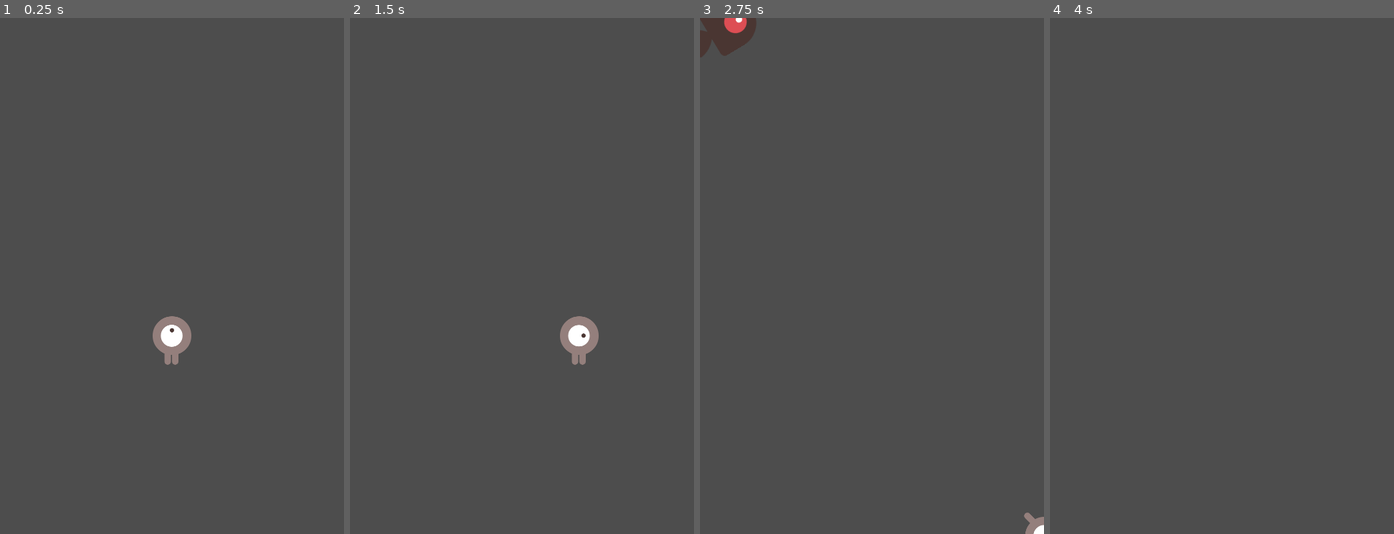
Above: before the commit, frames 1-4 (left to right).
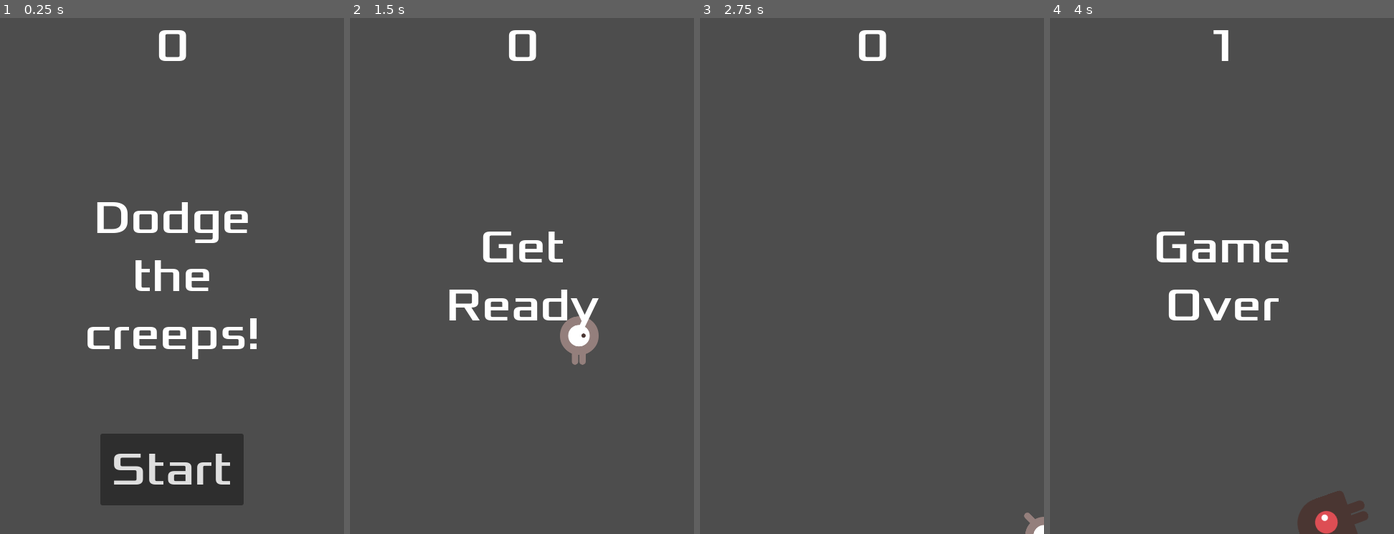
Above: after the commit, the same moments.

Repository: GonzaloDP/GitTutorialGodot
Game: Godot game, scene res://escenas/main/main.tscn
Two runs of this game, one before a commit and one after it. Both use one fixed random seed, a clock stepped at 60 frames per second and the inputs below.
Inputs (mouse positions are in pixels of both pictures, inside the frame that each line leads up to):
- Up to frame 1 (0.25 s): no input
- Up to frame 2 (1.5 s): click (522, 472) at 0.5 s, where only the run after the commit has a clickable "Start"; tap Enter at 1.25 s; hold Right (move_right) from 1.28 s (still down)
- Up to frame 3 (2.75 s): release Right (move_right) at 2.03 s; hold Down (move_down) from 2.03 s (still down)
- Up to frame 4 (4 s): release Down (move_down) at 2.78 s; hold Right (move_right) 2.78-3.53 s; hold Up (move_up) from 3.53 s (still down)

The runs differ from the first frame. In frame 1, 9.4% of the frame differs, in the area x 25-75%, y 2-95%; in frame 2, 2.1%; in frame 3, 1.2%; in frame 4, 3.1%.

Commit message:
Pantalla frontal

Diff:
--- /dev/null
+++ b/tutorial-de-godot-2d/escenas/HUD/hud.gd
@@ -0,0 +1,39 @@
+extends CanvasLayer
+
+signal start_game
+
+# Called when the node enters the scene tree for the first time.
+func _ready() -> void:
+	pass # Replace with function body.
+
+# Called every frame. 'delta' is the elapsed time since the previous frame.
+func _process(delta: float) -> void:
+	pass
+
+func show_message(text):
+	$Message.text = text
+	$Message.show()
+	$MessageTimer.start()
+
+func show_game_over():
+	show_message("Game Over")
+
+	await $MessageTimer.timeout
+
+	$Message.text = "Dodge the Creeps!"
+	$Message.show()
+
+	await get_tree().create_timer(1.0).timeout
+	$StartButton.show()
+
+func update_score(score):
+	$ScoreLabel.text = str(score)
+
+
+
+func _on_start_button_pressed() -> void:
+	$StartButton.hide()
+	start_game.emit()
+
+func _on_message_timer_timeout() -> void:
+	$Message.hide()
--- /dev/null
+++ b/tutorial-de-godot-2d/escenas/HUD/hud.tscn
@@ -0,0 +1,63 @@
+[gd_scene format=3 uid="uid://dyw5cr3cos2tv"]
+
+[ext_resource type="Script" uid="uid://mxudl04l8k3j" path="res://escenas/HUD/hud.gd" id="1_h4uuv"]
+[ext_resource type="FontFile" uid="uid://btrmn47iymf1b" path="res://dodge_the_creeps_2d_assets/fonts/Xolonium-Regular.ttf" id="1_p8lcc"]
+
+[node name="HUD" type="CanvasLayer" unique_id=538665250]
+script = ExtResource("1_h4uuv")
+
+[node name="ScoreLabel" type="Label" parent="." unique_id=214274804]
+anchors_preset = 5
+anchor_left = 0.5
+anchor_right = 0.5
+offset_left = -22.5
+offset_right = 22.5
+offset_bottom = 78.0
+grow_horizontal = 2
+theme_override_fonts/font = ExtResource("1_p8lcc")
+theme_override_font_sizes/font_size = 64
+text = "0"
+horizontal_alignment = 1
+vertical_alignment = 1
+
+[node name="Message" type="Label" parent="." unique_id=39483247]
+anchors_preset = 8
+anchor_left = 0.5
+anchor_top = 0.5
+anchor_right = 0.5
+anchor_bottom = 0.5
+offset_left = -0.5
+offset_top = -79.5
+offset_right = 0.5
+offset_bottom = 79.5
+grow_horizontal = 2
+grow_vertical = 2
+theme_override_fonts/font = ExtResource("1_p8lcc")
+theme_override_font_sizes/font_size = 64
+text = "Dodge the creeps!"
+horizontal_alignment = 1
+vertical_alignment = 1
+autowrap_mode = 2
+
+[node name="StartButton" type="Button" parent="." unique_id=432895244]
+anchors_preset = 7
+anchor_left = 0.5
+anchor_top = 1.0
+anchor_right = 0.5
+anchor_bottom = 1.0
+offset_left = -100.0
+offset_top = -140.0
+offset_right = 100.0
+offset_bottom = -40.0
+grow_horizontal = 2
+grow_vertical = 0
+theme_override_fonts/font = ExtResource("1_p8lcc")
+theme_override_font_sizes/font_size = 64
+text = "Start"
+
+[node name="MessageTimer" type="Timer" parent="." unique_id=1855996651]
+wait_time = 2.0
+one_shot = true
+
+[connection signal="pressed" from="StartButton" to="." method="_on_start_button_pressed"]
+[connection signal="timeout" from="MessageTimer" to="." method="_on_message_timer_timeout"]
--- a/tutorial-de-godot-2d/escenas/main/main.gd
+++ b/tutorial-de-godot-2d/escenas/main/main.gd
@@ -5,7 +5,7 @@
 
 # Called when the node enters the scene tree for the first time.
 func _ready() -> void:
-	new_game()
+	pass
 
 # Called every frame. 'delta' is the elapsed time since the previous frame.
 func _process(delta: float) -> void:
@@ -14,11 +14,15 @@
 func game_over() -> void:
 	$ScoreTimer.stop()
 	$MobTimer.stop()
+	$HUD.show_game_over()
 
 func new_game():
 	score = 0
 	$Player.start($StartPosition.position)
 	$StartTimer.start()
+	$HUD.update_score(score)
+	$HUD.show_message("Get Ready")
+	get_tree().call_group("mobs", "queue_free")
 
 func _on_start_timer_timeout() -> void:
 	$MobTimer.start()
@@ -26,28 +30,22 @@
 
 func _on_score_timer_timeout() -> void:
 	score += 1
+	$HUD.update_score(score)
 
 func _on_mob_timer_timeout():
-	# Create a new instance of the Mob scene.
 	var mob = mob_scene.instantiate()
 
-	# Choose a random location on Path2D.
 	var mob_spawn_location = $MobPath/MobSpawnLocation
 	mob_spawn_location.progress_ratio = randf()
 
-	# Set the mob's position to the random location.
 	mob.position = mob_spawn_location.position
 
-	# Set the mob's direction perpendicular to the path direction.
 	var direction = mob_spawn_location.rotation + PI / 2
 
-	# Add some randomness to the direction.
 	direction += randf_range(-PI / 4, PI / 4)
 	mob.rotation = direction
 
-	# Choose the velocity for the mob.
 	var velocity = Vector2(randf_range(150.0, 250.0), 0.0)
 	mob.linear_velocity = velocity.rotated(direction)
 
-	# Spawn the mob by adding it to the Main scene.
 	add_child(mob)
--- a/tutorial-de-godot-2d/escenas/main/main.tscn
+++ b/tutorial-de-godot-2d/escenas/main/main.tscn
@@ -3,6 +3,7 @@
 [ext_resource type="Script" uid="uid://bf3xiwtpjeoog" path="res://escenas/main/main.gd" id="1_e0ogj"]
 [ext_resource type="PackedScene" uid="uid://bmpx168uyh8ei" path="res://escenas/player/player.tscn" id="1_paxdn"]
 [ext_resource type="PackedScene" uid="uid://c8muhekj7wt6k" path="res://escenas/mob/mob.tscn" id="2_g6o4e"]
+[ext_resource type="PackedScene" uid="uid://dyw5cr3cos2tv" path="res://escenas/HUD/hud.tscn" id="4_8ujuo"]
 
 [sub_resource type="Curve2D" id="Curve2D_e0ogj"]
 _data = {
@@ -35,7 +36,10 @@
 position = Vector2(-1, -1)
 rotation = -0.0020833302
 
+[node name="HUD" parent="." unique_id=538665250 instance=ExtResource("4_8ujuo")]
+
 [connection signal="hit" from="Player" to="." method="game_over"]
 [connection signal="timeout" from="MobTimer" to="." method="_on_mob_timer_timeout"]
 [connection signal="timeout" from="ScoreTimer" to="." method="_on_score_timer_timeout"]
 [connection signal="timeout" from="StartTimer" to="." method="_on_start_timer_timeout"]
+[connection signal="start_game" from="HUD" to="." method="new_game"]
--- a/tutorial-de-godot-2d/escenas/mob/mob.tscn
+++ b/tutorial-de-godot-2d/escenas/mob/mob.tscn
@@ -48,7 +48,7 @@
 radius = 37.0
 height = 100.0
 
-[node name="Mob" type="RigidBody2D" unique_id=499712547]
+[node name="Mob" type="RigidBody2D" unique_id=499712547 groups=["mobs"]]
 collision_mask = 0
 gravity_scale = 0.0
 script = ExtResource("1_2pky8")
Not shown, added: tutorial-de-godot-2d/escenas/HUD/hud.gd.uid
